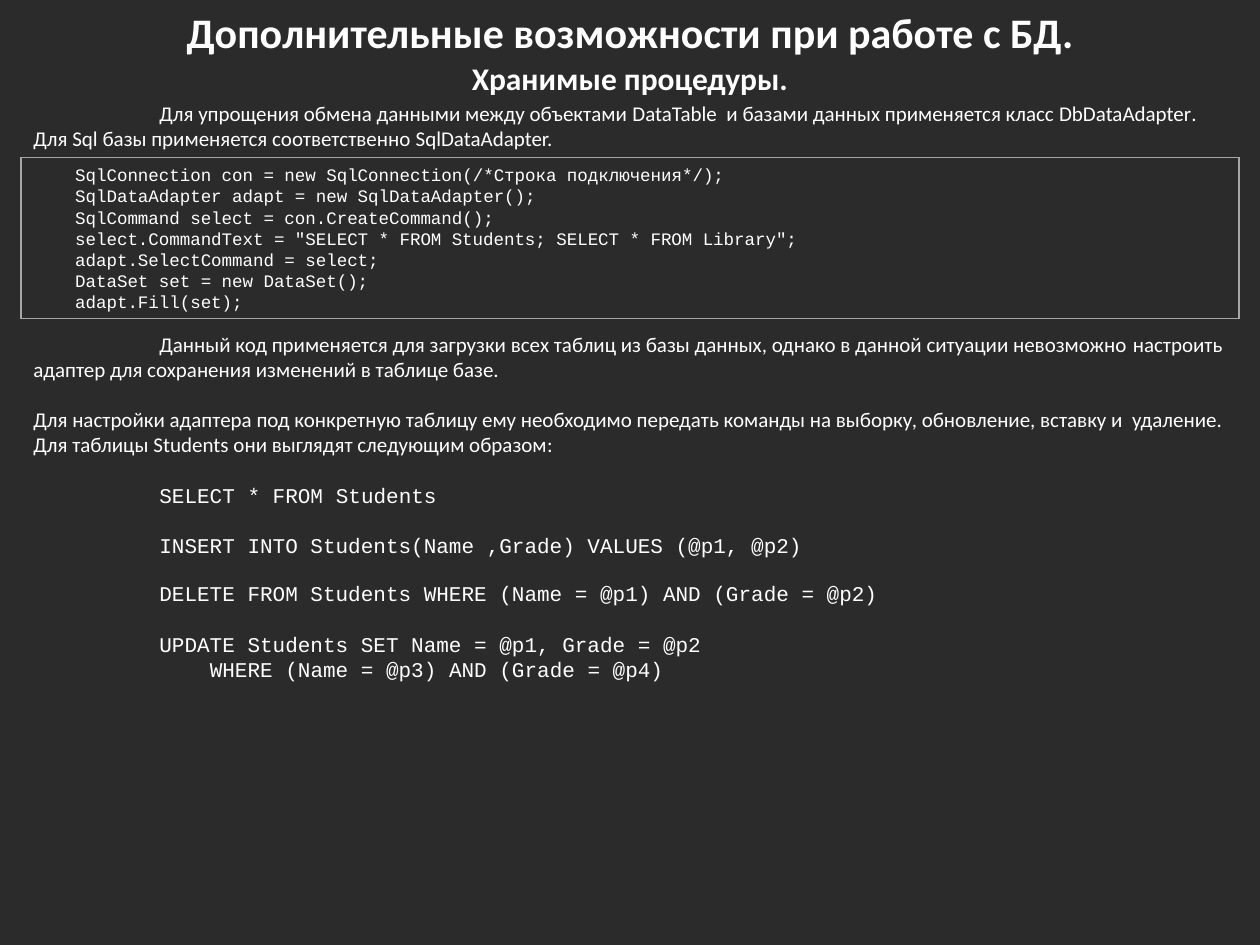
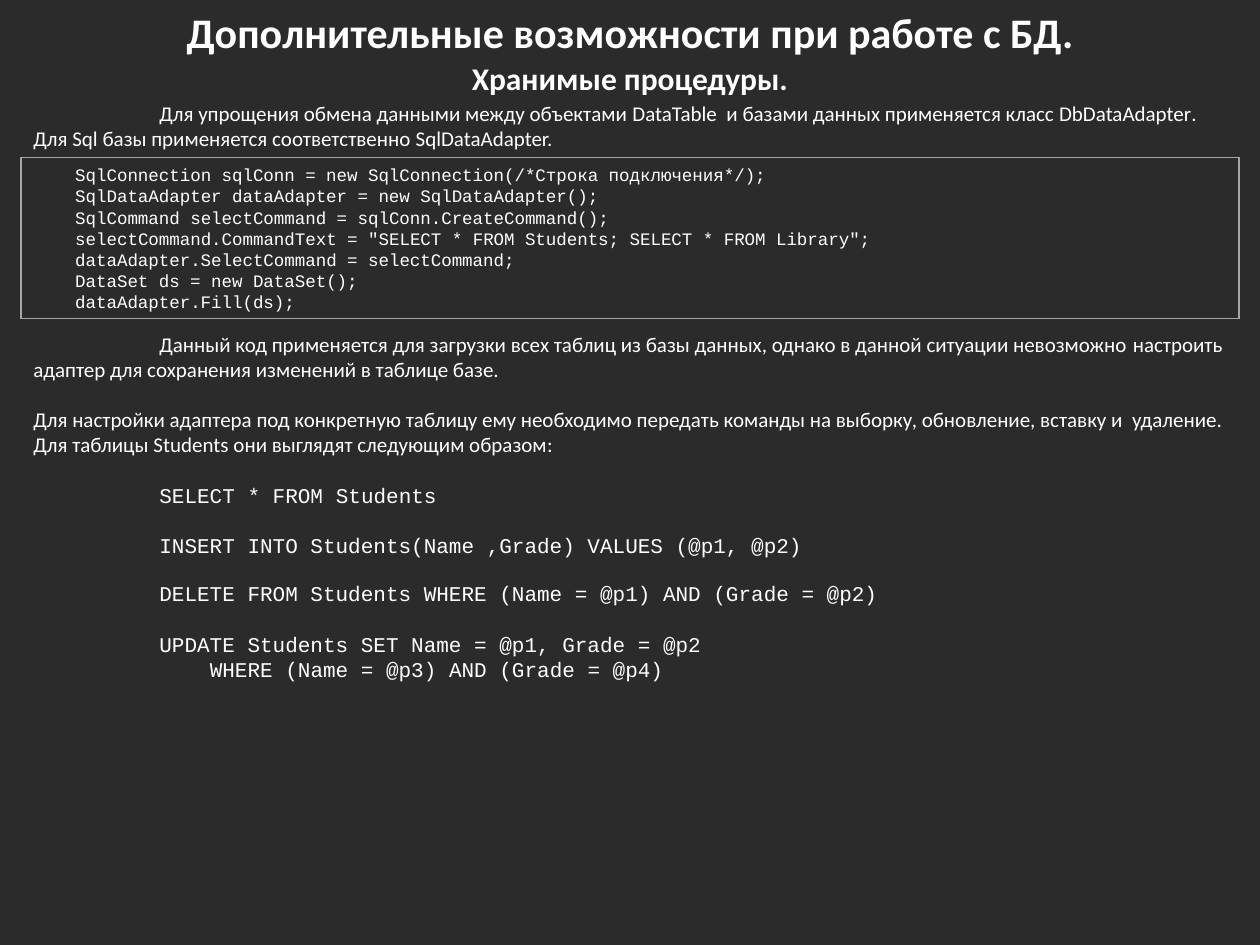
Before and after one commit to bazile/Training, a slide deck: slide 30 of Presentation/lesson-10-adonet.pptx. Drawn at 1260x945 pixels with LibreOffice and Linux fonts; fonts in the diff are those of the drawing; background and template pictures are left out; a plain dark background stands for a picture behind light text. Boxes give left, top, right and bottom in pixels: in the first picture for what was removed or moved away, otherwise in the second. Text is boxed around its words. In the diff, an @@ line names an element or a change of style, - is before the commit and + after.

```diff
--- a/Presentation/lesson-10-adonet.pptx
+++ b/Presentation/lesson-10-adonet.pptx
@@ text in rectangle at (75, 169, 870, 312): text changed @@
-SqlConnection con = new SqlConnection(/*Строка подключения*/);
-SqlDataAdapter adapt = new SqlDataAdapter();
-SqlCommand select = con.CreateCommand();
-select.CommandText = "SELECT * FROM Students; SELECT * FROM Library";
-adapt.SelectCommand = select;
-DataSet set = new DataSet();
-adapt.Fill(set);
+SqlConnection sqlConn = new SqlConnection(/*Строка подключения*/);
+SqlDataAdapter dataAdapter = new SqlDataAdapter();
+SqlCommand selectCommand = sqlConn.CreateCommand();
+selectCommand.CommandText = "SELECT * FROM Students; SELECT * FROM Library";
+dataAdapter.SelectCommand = selectCommand;
+DataSet ds = new DataSet();
+dataAdapter.Fill(ds);
```
Also in this commit, not shown: 9 other slides changed.
